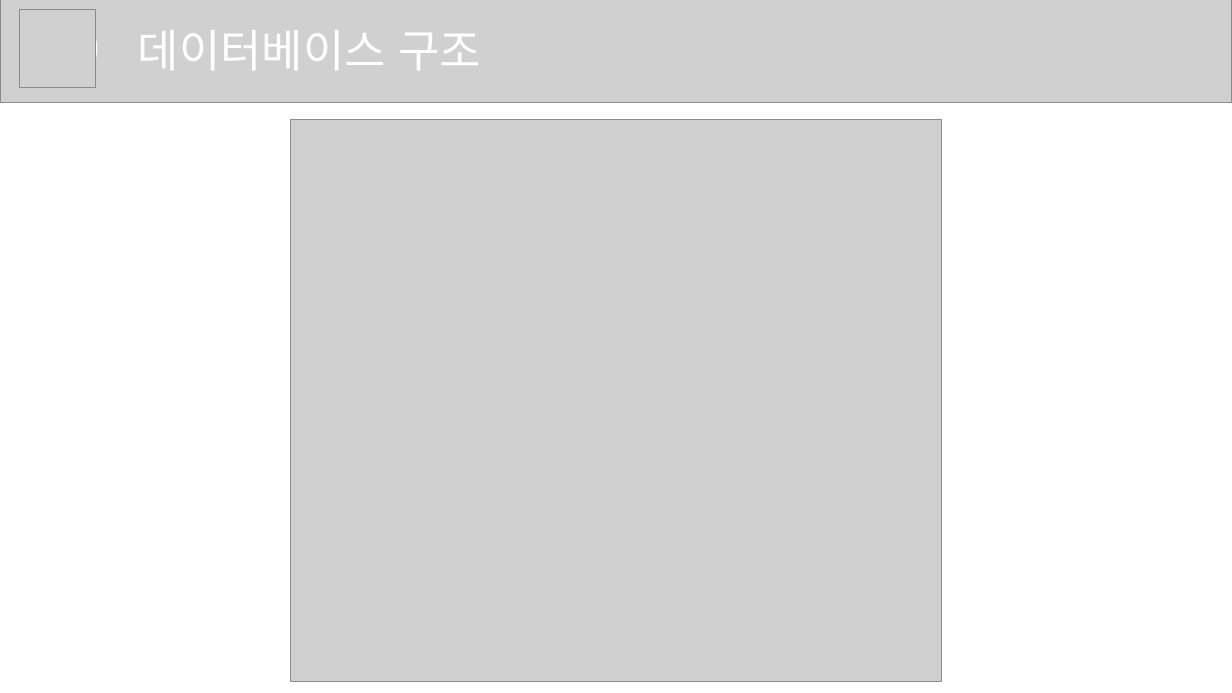
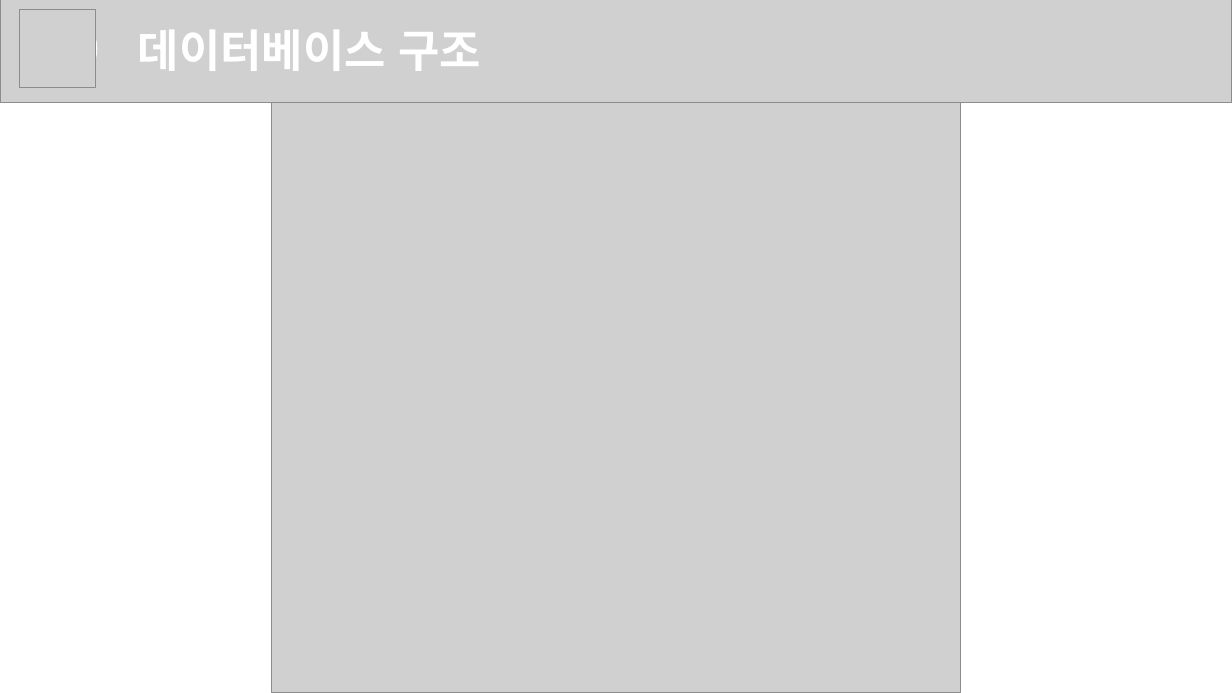
Before and after one commit to SleepingAlbaricoque/swiftER, a slide deck: slide 7 of swiftER 발표 보고서.pptx. Drawn at 1232x693 pixels with LibreOffice and Linux fonts; fonts in the diff are those of the drawing; grey boxes stand for pictures. Boxes give left, top, right and bottom in pixels: in the first picture for what was removed or moved away, otherwise in the second. Text is boxed around its words. In the diff, an @@ line names an element or a change of style, - is before the commit and + after.

```diff
--- a/swiftER 발표 보고서.pptx
+++ b/swiftER 발표 보고서.pptx
@@ text "데이터베이스 구조" at <box>138,30,481,71</box>: bold on @@
@@ picture: place and size @@
-picture at <box>291,120,942,682</box>
+picture at <box>272,99,960,693</box>
```
Also in this commit, not shown: 8 other slides changed, 1 slide added.
